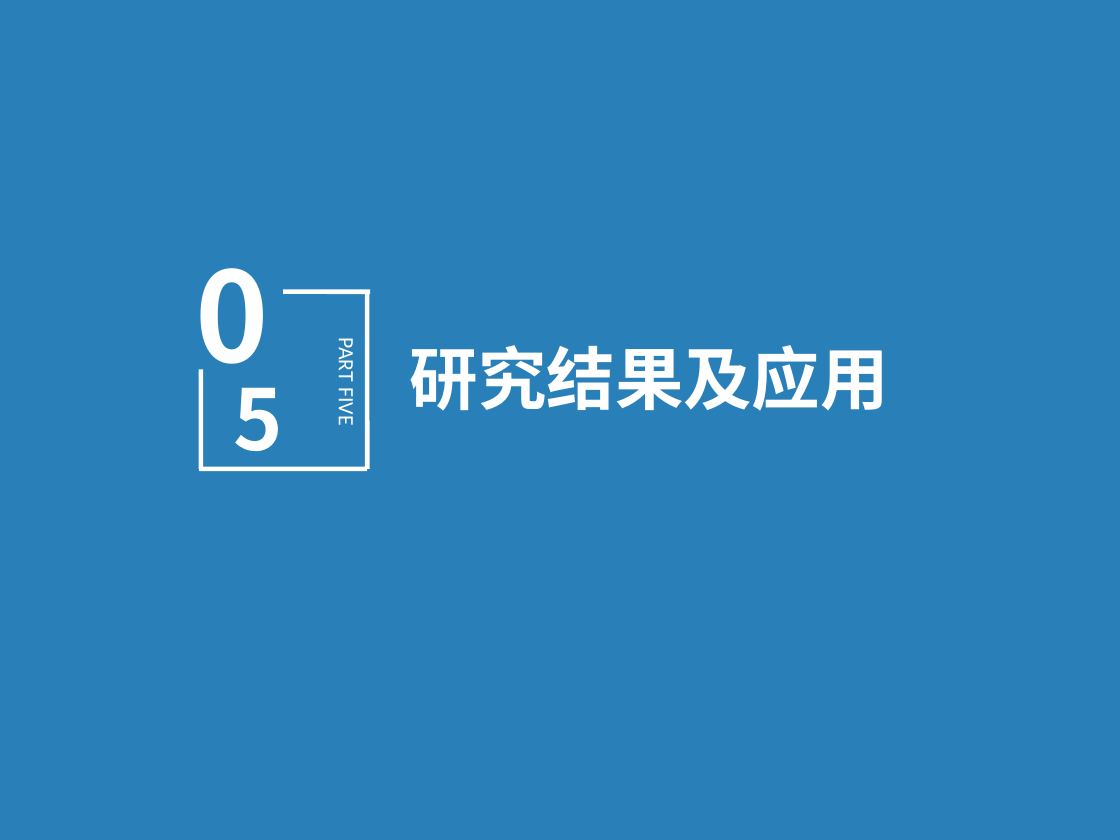
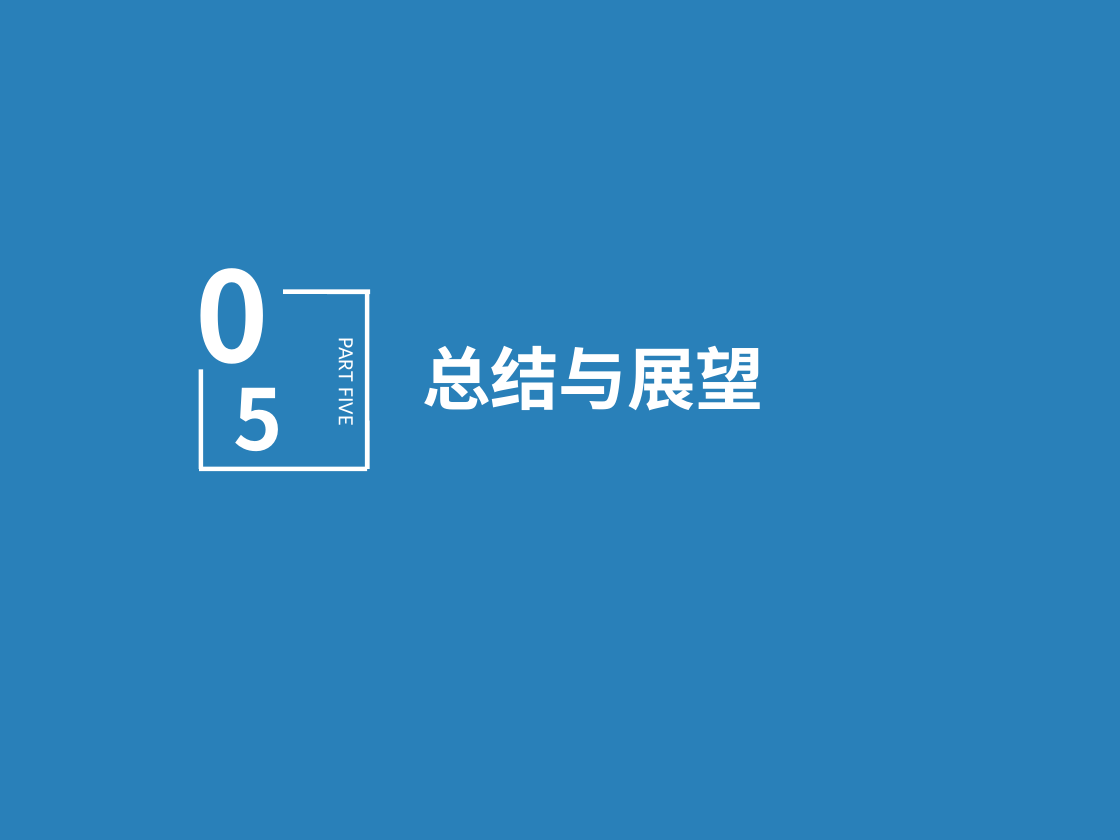
Before and after one commit to ky4910/KimThesis, a slide deck: slide 29 of 答辩_0610_JY.ppt (slide 19 before the commit). Drawn at 1120x840 pixels with LibreOffice and Linux fonts; fonts in the diff are those of the drawing; background and template pictures are left out; a plain dark background stands for a picture behind light text. Boxes give left, top, right and bottom in pixels: in the first picture for what was removed or moved away, otherwise in the second. Text is boxed around its words. In the diff, an @@ line names an element or a change of style, - is before the commit and + after.

```diff
--- a/答辩_0610_JY.ppt
+++ b/答辩_0610_JY.ppt
@@ text removed at (410,345,889,411) @@
-研究结果及应用
@@ text added at (422,346,764,411), 44 pt, text #FFFFFF, bold @@
+总结与展望
```
Also in this commit, not shown: 5 other slides changed, 20 slides added, 13 slides removed, 1 other file.
